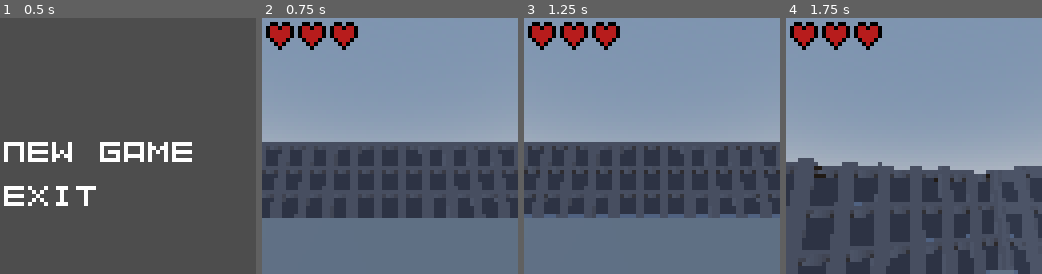
Above: before the commit, frames 1-4 (left to right).
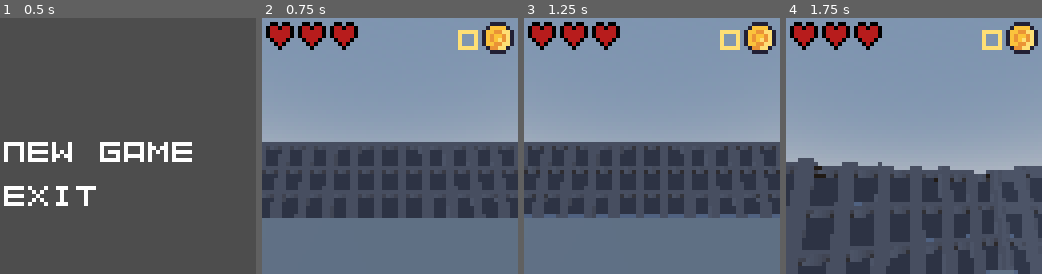
Above: after the commit, the same moments.

Repository: bonsaipropaganda/lowrez
Game: Godot game, scene res://scenes/main_menu.tscn
Same seed, same stepped clock (60 frames per second), same inputs: the game is played once before the commit and once after it.
Inputs (mouse positions are in pixels of both pictures, inside the frame that each line leads up to):
- Up to frame 1 (0.5 s): no input
- Up to frame 2 (0.75 s): click (359, 151) at 0.5 s
- Up to frame 3 (1.25 s): no input
- Up to frame 4 (1.75 s): tap Enter (ui_accept) at 1.25, 1.52 s; move the mouse to (926, 146) at 1.27 s; hold Up (ui_up) from 1.28 s (still down); click (926, 146) at 1.35 s

Frame 1 is identical in both runs. In frame 2, 1.7% of the frame differs, in the area x 76-99%, y 1-15%; in frame 3, 1.7%; in frame 4, 1.7%.

Commit message:
added coin label

Diff:
--- a/code/Player.gd
+++ b/code/Player.gd
@@ -14,13 +14,21 @@
 @onready var camera = $Head/Camera
 @onready var health = $HealthComponent
 @onready var target_area = $Head/TargetArea
+@onready var coin_label = $Label
 
 # variables
 var starting_pos
-var coin_count = 0
+var coin_count:
+	set(new_value):
+		if new_value > 999:
+			new_value = 999
+		coin_count = new_value
+		if coin_label:
+			coin_label.text = str(coin_count)
 
 func _ready() -> void:
 	starting_pos = position
+	coin_count = 0
 
 func _unhandled_input(event: InputEvent) -> void:
 	if event is InputEventMouseMotion:
--- a/scenes/player.tscn
+++ b/scenes/player.tscn
@@ -1,8 +1,10 @@
-[gd_scene load_steps=7 format=3 uid="uid://djpt27ldofduc"]
+[gd_scene load_steps=10 format=3 uid="uid://djpt27ldofduc"]
 
 [ext_resource type="Script" path="res://code/Player.gd" id="1_0l28j"]
 [ext_resource type="PackedScene" uid="uid://dyhk34bvr5waa" path="res://scenes/health_component.tscn" id="2_xcg1h"]
 [ext_resource type="Texture2D" uid="uid://4hnptyj0gk8p" path="res://art/heart.png" id="3_j71rn"]
+[ext_resource type="Texture2D" uid="uid://dojkk8qbrlibk" path="res://art/coin4.png" id="4_1tjij"]
+[ext_resource type="FontFile" uid="uid://c6pnohhyv7ewp" path="res://art/Kenney Mini Square Mono.ttf" id="5_7vnc0"]
 
 [sub_resource type="CapsuleMesh" id="CapsuleMesh_jjqv4"]
 
@@ -11,6 +13,11 @@
 
 [sub_resource type="BoxShape3D" id="BoxShape3D_t3l6c"]
 size = Vector3(0.529686, 1.50203, 0.853522)
+
+[sub_resource type="LabelSettings" id="LabelSettings_2a66w"]
+font = ExtResource("5_7vnc0")
+font_size = 8
+font_color = Color(0.996078, 0.87451, 0.458824, 1)
 
 [node name="Player" type="CharacterBody3D"]
 script = ExtResource("1_0l28j")
@@ -50,5 +57,17 @@
 position = Vector2(20, 4)
 texture = ExtResource("3_j71rn")
 
+[node name="Coin4" type="Sprite2D" parent="."]
+position = Vector2(59, 5)
+texture = ExtResource("4_1tjij")
+
+[node name="Label" type="Label" parent="."]
+offset_left = 15.0
+offset_right = 55.0
+offset_bottom = 13.0
+text = "999"
+label_settings = SubResource("LabelSettings_2a66w")
+horizontal_alignment = 2
+
 [connection signal="die" from="HealthComponent" to="." method="_on_health_component_die"]
 [connection signal="take_damage" from="HealthComponent" to="." method="_on_health_component_take_damage"]
Binary file added: art/coin4.png
Not shown, added: art/coin4.png.import
